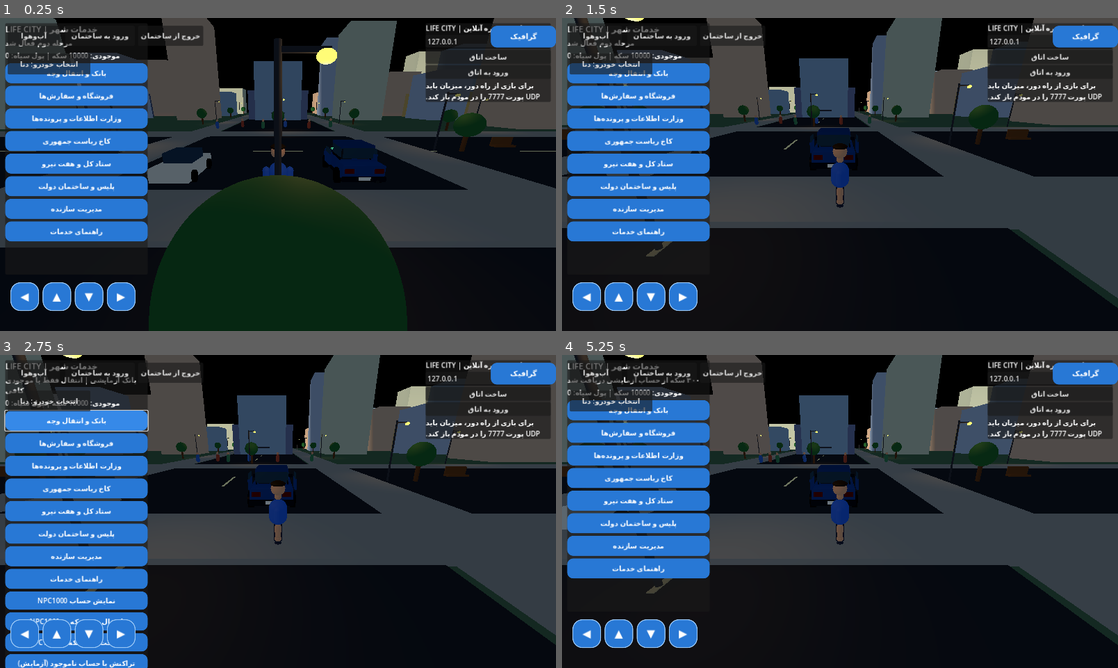
Above: before the commit, frames 1-4 (two rows, left to right).
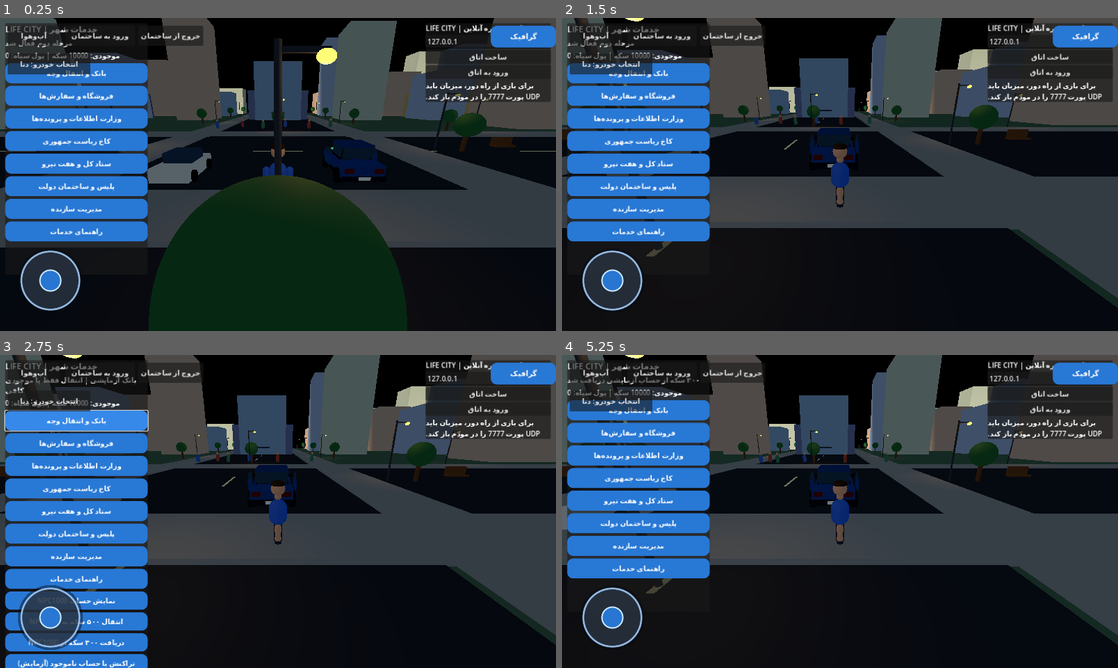
Above: after the commit, the same moments.

Repository: LifeCity2026Game/CITY
Game: Godot game, scene res://scenes/main.tscn
Same seed, same stepped clock (60 frames per second), same inputs: the game is played once before the commit and once after it.
Inputs (mouse positions are in pixels of both pictures, inside the frame that each line leads up to):
- Up to frame 1 (0.25 s): no input
- Up to frame 2 (1.5 s): move the mouse to (962, 158) at 0.52 s; hold D 0.53-1.25 s; click (962, 158) at 0.67 s; drag from (728, 190) to (812, 237) at 1.27 s
- Up to frame 3 (2.75 s): click "انتخاب خودرو: دنا" at 2 s
- Up to frame 4 (5.25 s): click "آب‌وهوا" at 2.75 s; click "ورود به ساختمان" at 3.5 s; click "خروج از ساختمان" at 4.25 s; click (584, 633) at 5 s, where only the run before the commit has a clickable "◀"

The runs differ from the first frame. In frame 1, 2.7% of the frame differs, in the area x 1-25%, y 74-94%; in frame 2, 2.7%; in frame 3, 2.1%; in frame 4, 2.7%.

Commit message:
Replace on-foot direction buttons with virtual joystick

Diff:
--- a/scripts/main.gd
+++ b/scripts/main.gd
@@ -7,6 +7,7 @@
 const GRAPHICS_SCRIPT = preload("res://scripts/graphics_settings.gd")
 const CITY_FEATURES_SCRIPT = preload("res://scripts/city_features.gd")
 const VEHICLE_SCRIPT = preload("res://scripts/vehicle_controller.gd")
+const JOYSTICK_SCRIPT = preload("res://scripts/virtual_joystick.gd")
 var player: CharacterBody3D
 var network_manager: Node
 var ownership_ledger: Node
@@ -185,27 +186,22 @@
 
 func _build_mobile_controls() -> void:
 	var layer := CanvasLayer.new()
+	layer.name = "CharacterControls"
 	add_child(layer)
-	var panel := HBoxContainer.new()
-	panel.position = Vector2(24, -112)
-	panel.anchor_top = 1.0
-	panel.anchor_bottom = 1.0
-	panel.add_theme_constant_override("separation", 8)
-	layer.add_child(panel)
-	_add_control_button(panel, "◀", "left")
-	_add_control_button(panel, "▲", "forward")
-	_add_control_button(panel, "▼", "back")
-	_add_control_button(panel, "▶", "right")
-
-func _add_control_button(parent: HBoxContainer, caption: String, axis: String) -> void:
-	var button := Button.new()
-	button.text = caption
-	button.custom_minimum_size = Vector2(66, 66)
-	_style_mobile_button(button)
-	button.add_theme_font_size_override("font_size", 25)
-	parent.add_child(button)
-	button.button_down.connect(func(): player.set_mobile_axis(axis, true))
-	button.button_up.connect(func(): player.set_mobile_axis(axis, false))
+	var joystick := Control.new()
+	joystick.name = "CharacterJoystick"
+	joystick.set_script(JOYSTICK_SCRIPT)
+	joystick.custom_minimum_size = Vector2(176, 176)
+	joystick.anchor_left = 0.0
+	joystick.anchor_top = 1.0
+	joystick.anchor_right = 0.0
+	joystick.anchor_bottom = 1.0
+	joystick.offset_left = 28.0
+	joystick.offset_top = -204.0
+	joystick.offset_right = 204.0
+	joystick.offset_bottom = -28.0
+	layer.add_child(joystick)
+	joystick.vector_changed.connect(player.set_mobile_direction)
 
 func _build_city_features() -> void:
 	city_features = Node3D.new()
